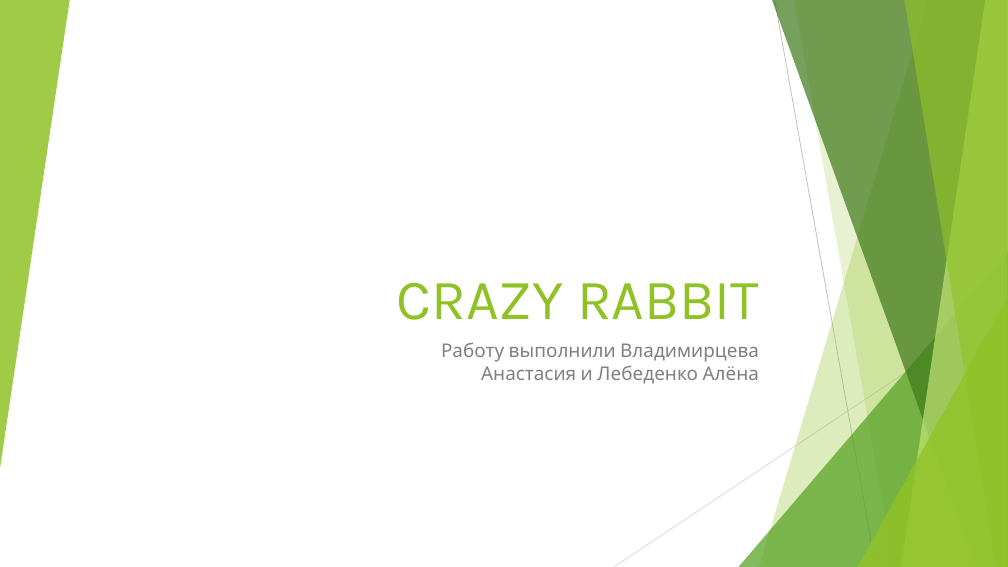
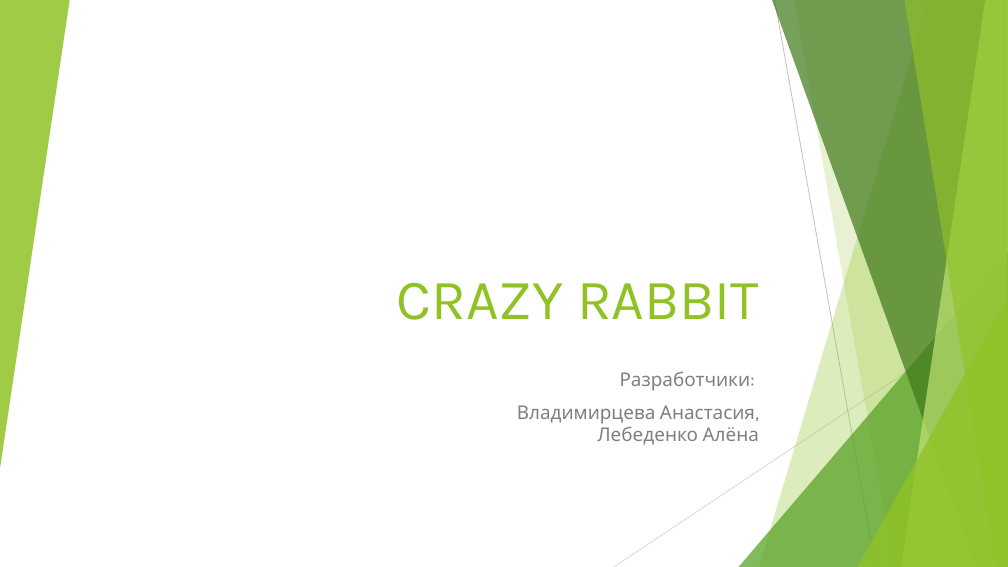
Before and after one commit to LebedenkoAlena/PyGame, a slide deck: slide 1 of CRAZY RABBIT.pptx. Drawn at 1008x567 pixels with LibreOffice and Linux fonts; fonts in the diff are those of the drawing. Boxes give left, top, right and bottom in pixels: in the first picture for what was removed or moved away, otherwise in the second. Text is boxed around its words. In the diff, an @@ line names an element or a change of style, - is before the commit and + after.

```diff
--- a/CRAZY RABBIT.pptx
+++ b/CRAZY RABBIT.pptx
@@ subtitle at (517, 371, 759, 445): text changed @@
-Работу выполнили Владимирцева Анастасия и Лебеденко Алёна
+Разработчики:
+Владимирцева Анастасия, Лебеденко Алёна
```
Also in this commit, not shown: 4 other slides changed.
